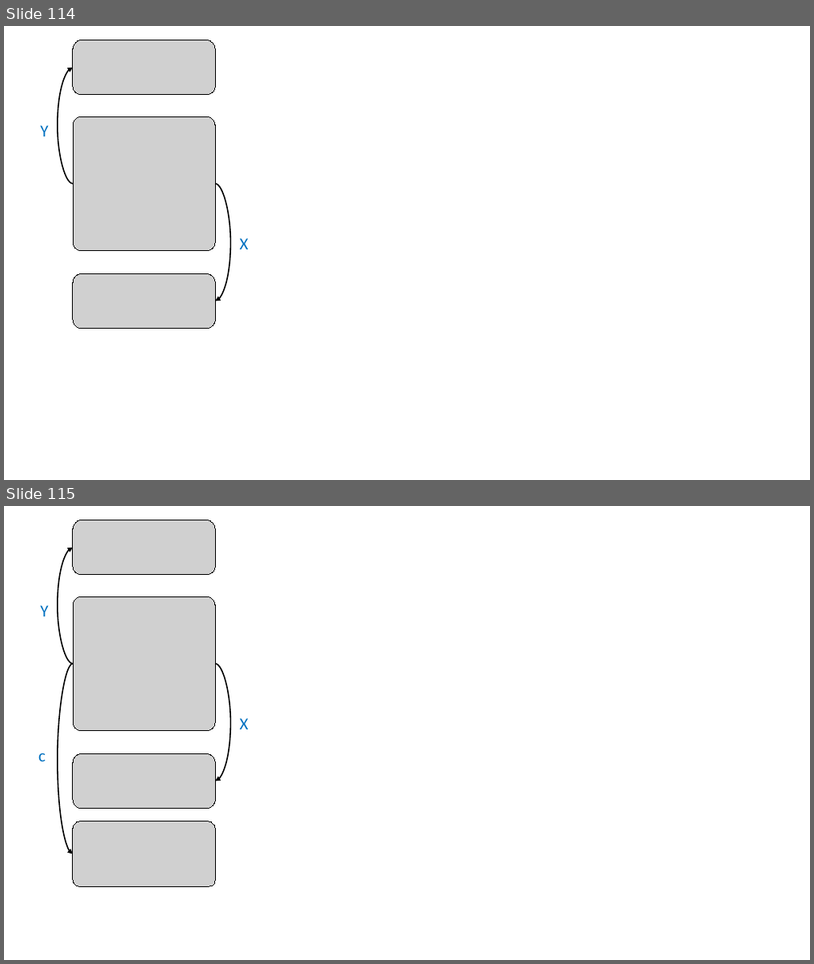
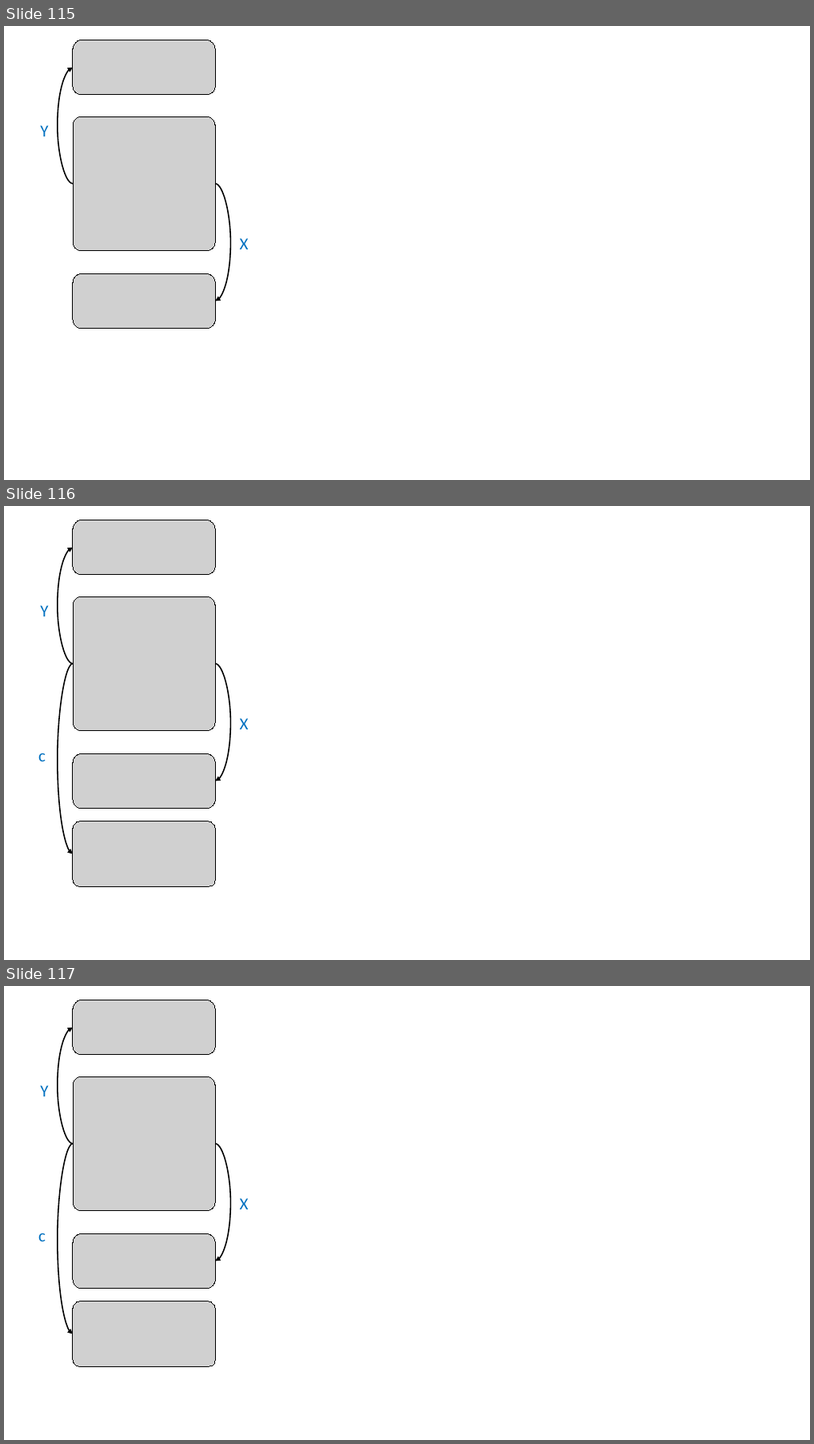
Before and after one commit to nivshani/compilation, a slide deck: slides/bottom_up_parsing.pptx. Shown one above the other, each under a label of ours: slides 114 and 115 before the commit, slides 115, 116 and 117 after it. The pictures are 814x964 and 814x1444 pixels, drawn with LibreOffice and Linux fonts; fonts in the diff are those of the drawing; grey boxes stand for pictures. Boxes give left, top, right and bottom in pixels: in the first picture for what was removed or moved away, otherwise in the second. Text is boxed around its words. In the diff, an @@ line names an element or a change of style, - is before the commit and + after.

```diff
--- a/slides/bottom_up_parsing.pptx
+++ b/slides/bottom_up_parsing.pptx
@@ slide 116 added at <box>4,506,810,960</box>, background #FFFFFF @@
@@ picture added at <box>73,520,216,575</box> @@
@@ curved arrow added from (73, 664) to (73, 547), #000000 1.5 pt @@
@@ picture added at <box>73,596,215,731</box> @@
@@ text added at <box>40,605,48,616</box>, 20 pt, text #0070C0 @@
+Y
@@ curved arrow added from (73, 664) to (73, 854), #000000 1.5 pt @@
@@ curved arrow added from (215, 664) to (216, 780), #000000 1.5 pt @@
@@ text added at <box>240,718,249,729</box>, 20 pt, text #0070C0 @@
+X
@@ text added at <box>38,753,46,761</box>, 20 pt, text #0070C0 @@
+c
@@ picture added at <box>73,753,216,808</box> @@
@@ picture added at <box>73,821,216,887</box> @@
@@ what was slide 114 is now slide 115 @@
@@ what was slide 115 is now slide 117 @@
```
Also in this commit, not shown: 10 other slides added, 1 other file.
